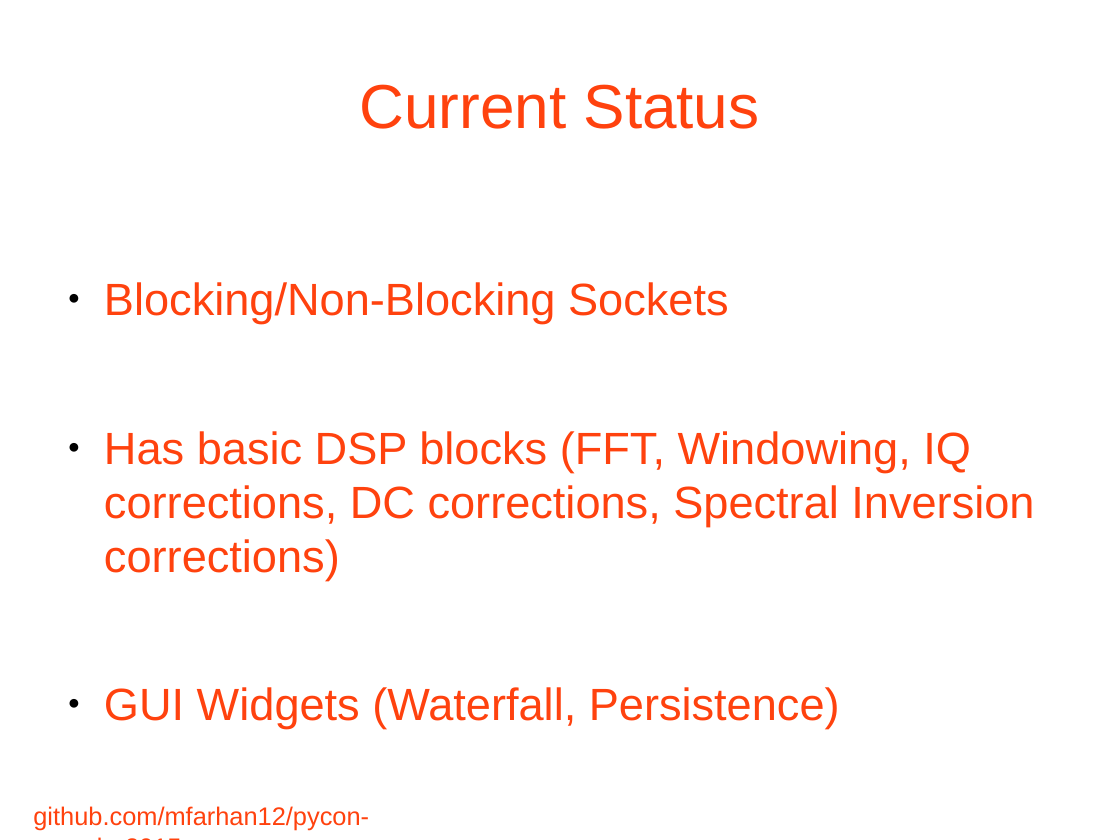
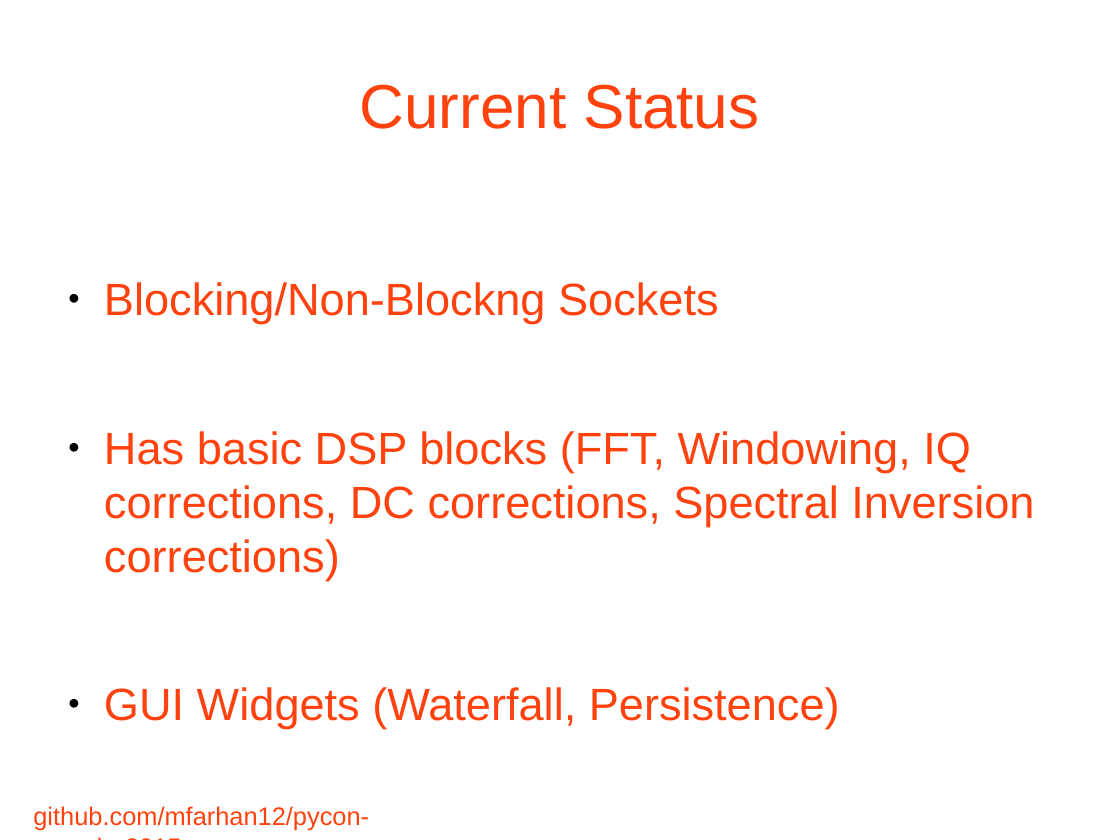
Before and after one commit to mfarhan12/pycon-canada-2015, a slide deck: slide 9 of Pycon2105.odp (slide 12 before the commit). Drawn at 1120x840 pixels with LibreOffice and Linux fonts; fonts in the diff are those of the drawing; background and template pictures are left out. Boxes give left, top, right and bottom in pixels: in the first picture for what was removed or moved away, otherwise in the second. Text is boxed around its words. In the diff, an @@ line names an element or a change of style, - is before the commit and + after.

```diff
--- a/Pycon2105.odp
+++ b/Pycon2105.odp
@@ text at <box>104,282,719,324</box>: text changed @@
-● Blocking/Non-Blocking Sockets
+● Blocking/Non-Blockng Sockets
```
Also in this commit, not shown: 3 other slides changed, 3 slides removed, 1 other file.
